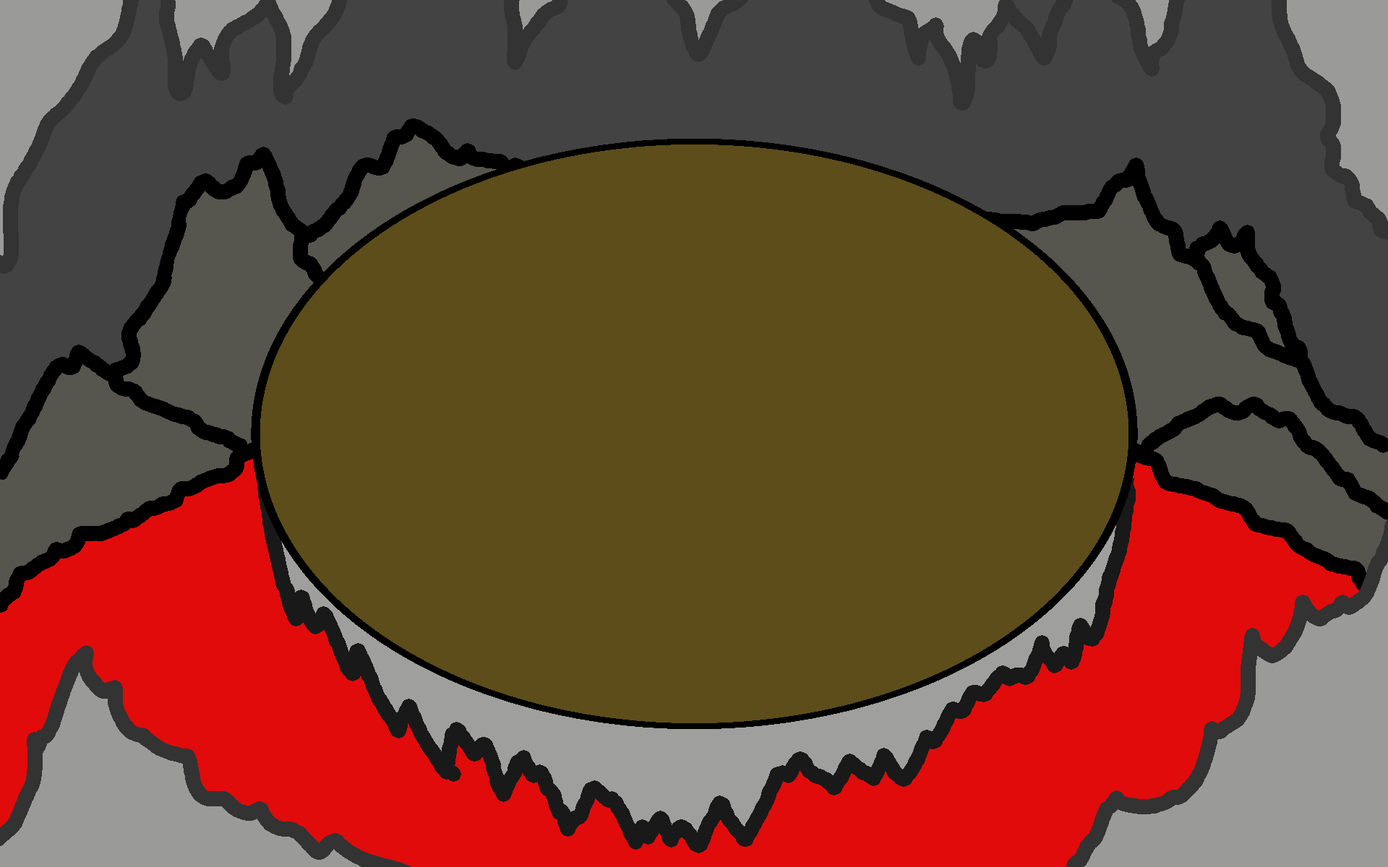
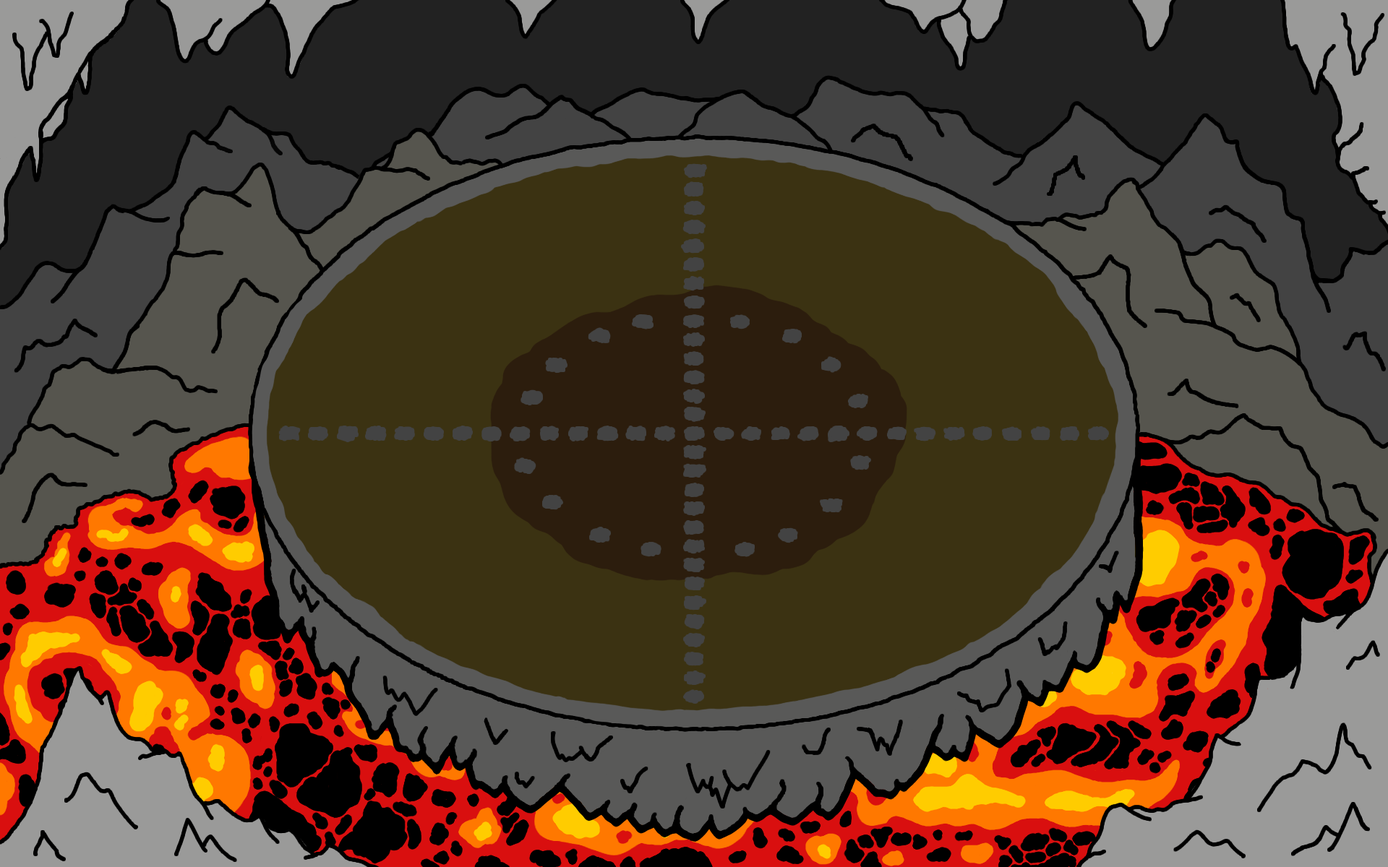
Layers edited between the first and the second 1388×867 image:
removed layer "platform_rocks" over box(257, 478, 1136, 854)
renamed "Foreground" to "7", moved it above "6", painted on it over box(0, 0, 1388, 867)
added layer "6" above "5" over box(278, 163, 1109, 704)
renamed "Plattform" to "5", painted on it over box(247, 134, 1140, 733)
added layer "4" above "2" over box(247, 448, 1144, 843)
renamed "BeforeBackground" to "2", painted on it over box(0, 118, 1388, 613)
renamed "Background" to "1", painted on it over box(0, 0, 1388, 602)
removed layer "Lava" over box(0, 377, 1388, 867)
added layer "0" over box(0, 0, 1388, 867)
